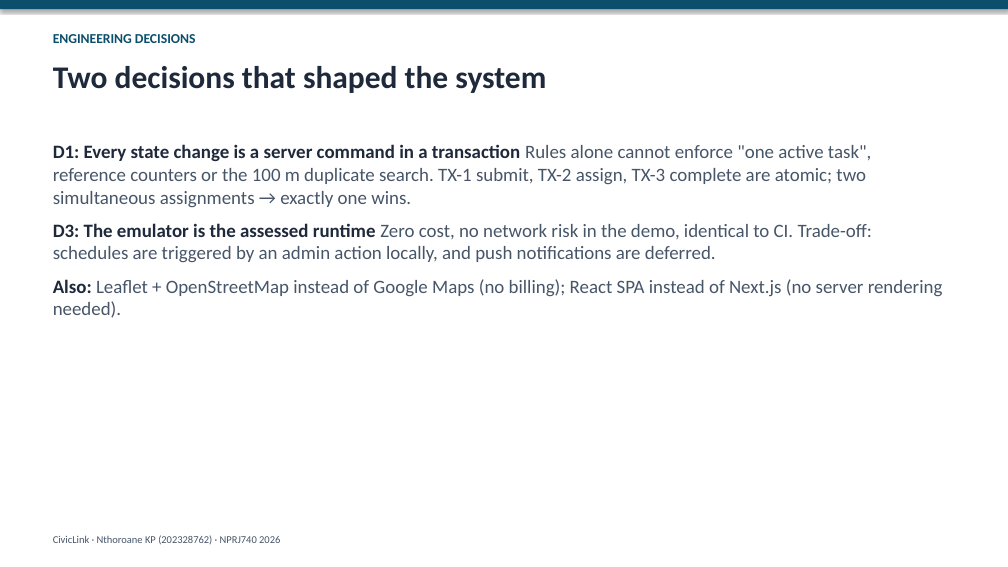
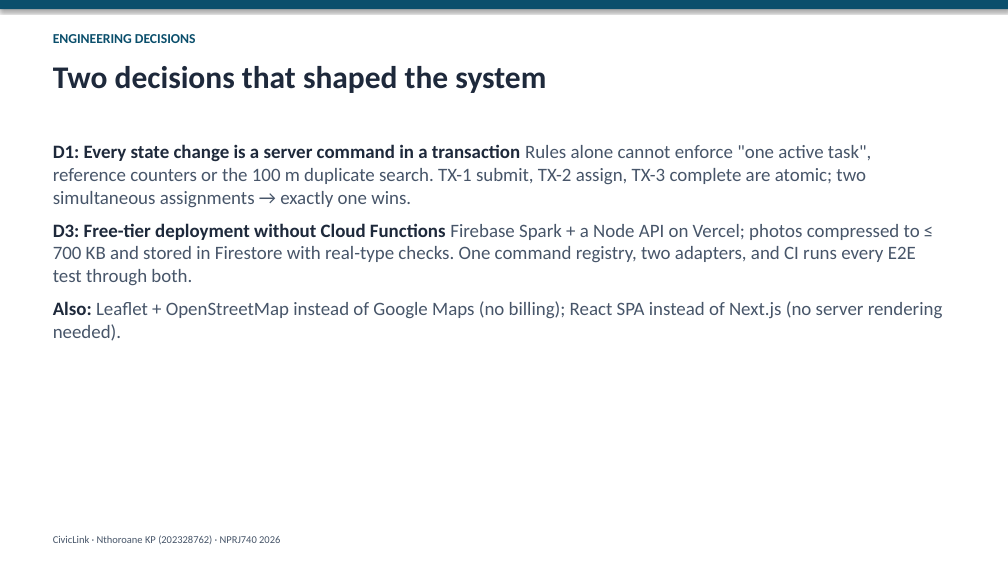
Before and after one commit to altechemist/civiclink, a slide deck: slide 4 of docs/presentation/CivicLink_Presentation.pptx. Drawn at 1008x567 pixels with LibreOffice and Linux fonts; fonts in the diff are those of the drawing. Boxes give left, top, right and bottom in pixels: in the first picture for what was removed or moved away, otherwise in the second. Text is boxed around its words. In the diff, an @@ line names an element or a change of style, - is before the commit and + after.

```diff
--- a/docs/presentation/CivicLink_Presentation.pptx
+++ b/docs/presentation/CivicLink_Presentation.pptx
@@ text at <box>53,223,920,286</box>: text changed @@
-D3: The emulator is the assessed runtime Zero cost, no network risk in the demo, identical to CI. Trade-off: schedules are triggered by an admin action locally, and push notifications are deferred.
+D3: Free-tier deployment without Cloud Functions Firebase Spark + a Node API on Vercel; photos compressed to ≤ 700 KB and stored in Firestore with real-type checks. One command registry, two adapters, and CI runs every E2E test through both.
```
Also in this commit, not shown: 2 other slides changed, 22 other files.
